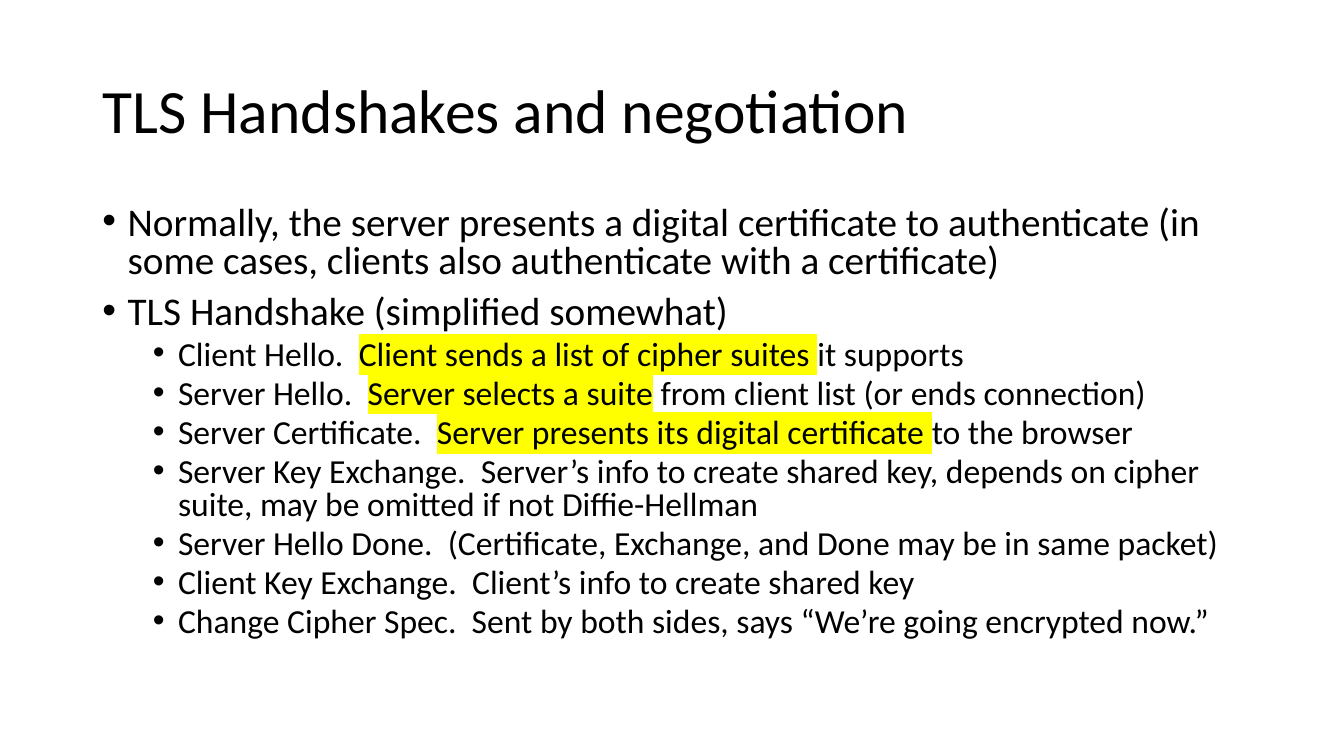
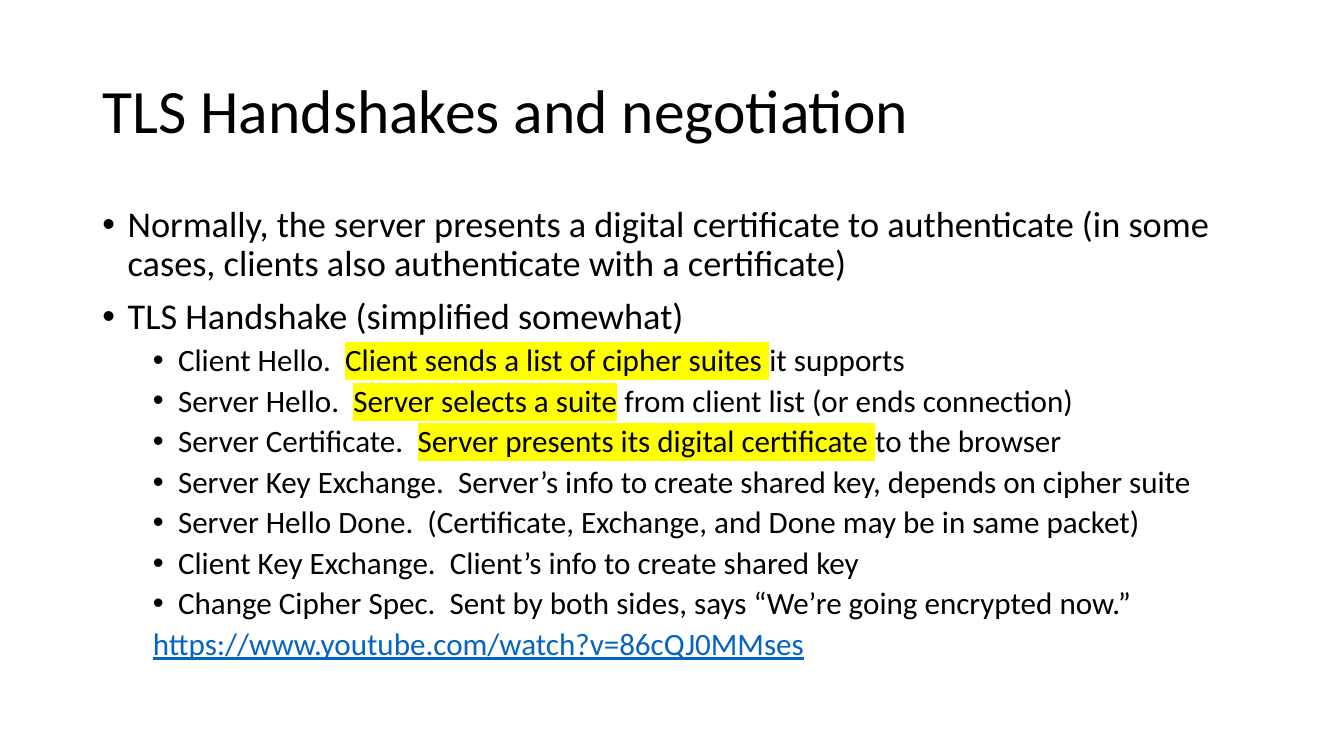
Before and after one commit to john-r2/CyberSec-Modules, a slide deck: slide 6 of 5.Crypto/Cryptology10-HTTPSandTLS.pptx. Drawn at 1344x756 pixels with LibreOffice and Linux fonts; fonts in the diff are those of the drawing. Boxes give left, top, right and bottom in pixels: in the first picture for what was removed or moved away, otherwise in the second. Text is boxed around its words. In the diff, an @@ line names an element or a change of style, - is before the commit and + after.

```diff
--- a/5.Crypto/Cryptology10-HTTPSandTLS.pptx
+++ b/5.Crypto/Cryptology10-HTTPSandTLS.pptx
@@ text at [128,210,1209,620]: size 28 to 25.9 pt in "Normally, the server presents a digital certificate ...", "TLS Handshake (simplified somewhat)"; size 24 to 22.2 pt in "Client Hello. Client sends a list of ...", "Server Hello. Server selects a suite from ...", "Server Certificate. Server presents its digital certificate ...", "Server Hello Done. (Certificate, Exchange, and Done ..." and 2 more places; line spacing 0.8 to 0.9 @@
@@ text at [178,471,1190,499]: text changed; size 24 to 22.2 pt @@
-  • Server Key Exchange. Server’s info to create shared key, depends on cipher suite, may be omitted if not Diffie-Hellman
+  • Server Key Exchange. Server’s info to create shared key, depends on cipher suite
@@ text at [153,633,804,660]: paragraph added @@
+  https://www.youtube.com/watch?v=86cQJ0MMses
```
Also in this commit, not shown: 40 other files.
